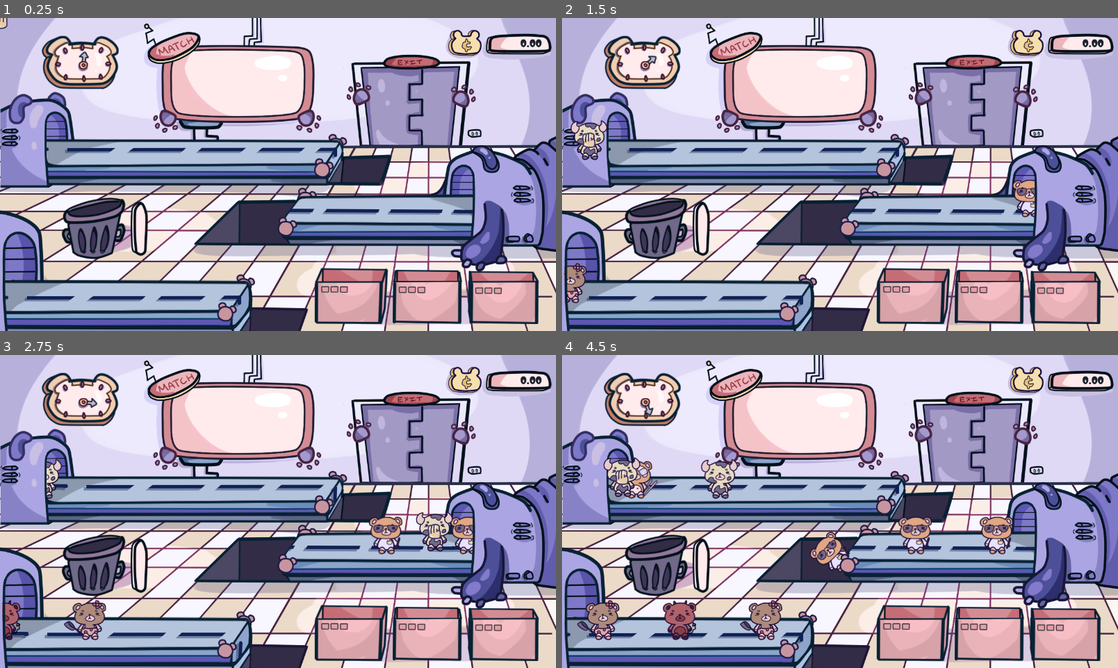
Above: before the commit, frames 1-4 (two rows, left to right).
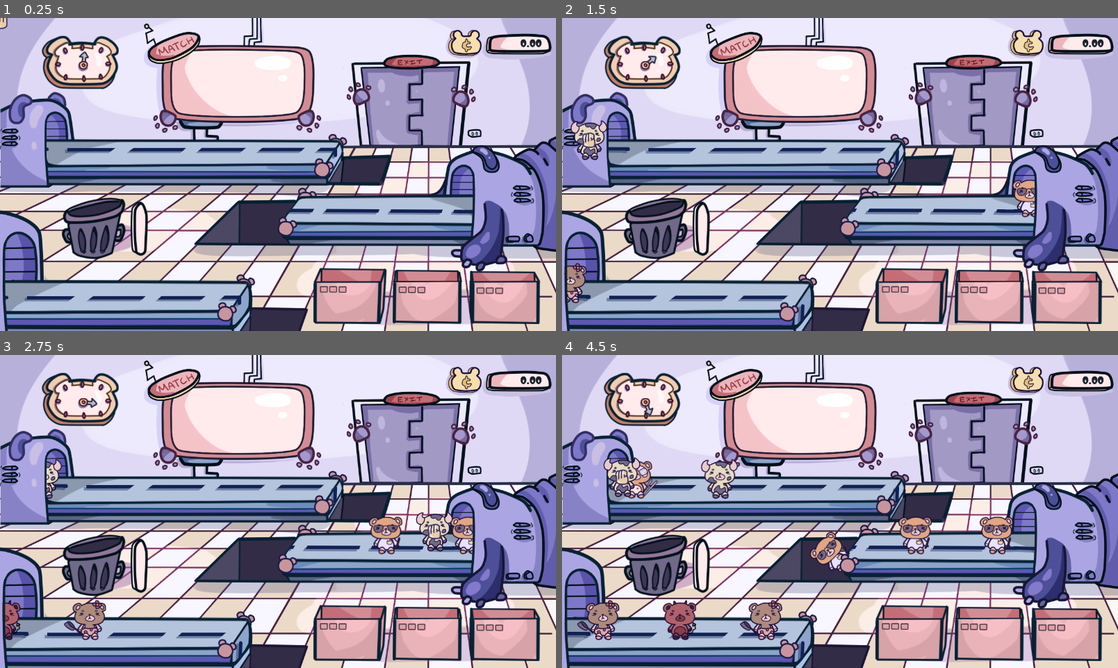
Above: after the commit, the same moments.

Repository: krasi070/GMTK-Game-Jam-2021
Game: Godot game, scene res://Main.tscn
Same seed, same stepped clock (60 frames per second), same inputs: the game is played once before the commit and once after it.
Inputs (mouse positions are in pixels of both pictures, inside the frame that each line leads up to):
- Up to frame 1 (0.25 s): no input
- Up to frame 2 (1.5 s): move the mouse to (656, 227) at 0.52 s; hold Space (next_level) 0.53-1.28 s; click (656, 227) at 0.67 s; move the mouse to (589, 140) at 1.27 s; tap R (replay) at 1.35 s; click (589, 140) at 1.42 s
- Up to frame 3 (2.75 s): move the mouse to (433, 530) at 2.02 s; hold Space (next_level) from 2.03 s (still down); click (433, 530) at 2.17 s
- Up to frame 4 (4.5 s): move the mouse to (1029, 530) at 2.77 s; release Space (next_level) at 2.78 s; tap R (replay) at 2.85, 4.35 s; click (1029, 530) at 2.92 s; move the mouse to (695, 617) at 3.52 s; hold Space (next_level) 3.53-4.28 s; click (695, 617) at 3.67 s; move the mouse to (623, 477) at 4.27 s; click (623, 477) at 4.42 s

The runs differ from the first frame. In frame 1, 0.7% of the frame differs, in the area x 56-98%, y 79-98%; in frame 2, 2.2%, in the area x 1-98%, y 41-98%; in frame 3, 0.7%; in frame 4, 2.0%.

Commit message:
Fix BoxArea bug

Diff:
--- a/Bear-tter Together (Post-Jam Ver.)/Main.tscn
+++ b/Bear-tter Together (Post-Jam Ver.)/Main.tscn
@@ -69,7 +69,7 @@
 z_index = 1
 frames = SubResource( 1 )
 animation = "run"
-frame = 1
+frame = 2
 playing = true
 offset = Vector2( 0, 85 )
 
--- a/Bear-tter Together (Post-Jam Ver.)/scenes/boxes/BoxArea.tscn
+++ b/Bear-tter Together (Post-Jam Ver.)/scenes/boxes/BoxArea.tscn
@@ -16,9 +16,9 @@
 region_rect = Rect2( 783, 585, 447, 81 )
 
 [node name="LeftBox" parent="." instance=ExtResource( 2 )]
-position = Vector2( -175, 0 )
+position = Vector2( -178, 0 )
 
 [node name="MiddleBox" parent="." instance=ExtResource( 4 )]
 
 [node name="RightBox" parent="." instance=ExtResource( 3 )]
-position = Vector2( 175, 0 )
+position = Vector2( 178, 0 )
Not shown: 3 places in Bear-tter Together (Post-Jam Ver.)/scenes/conveyor_belts/BackConveyorBelt.tscn that only renumber resources
